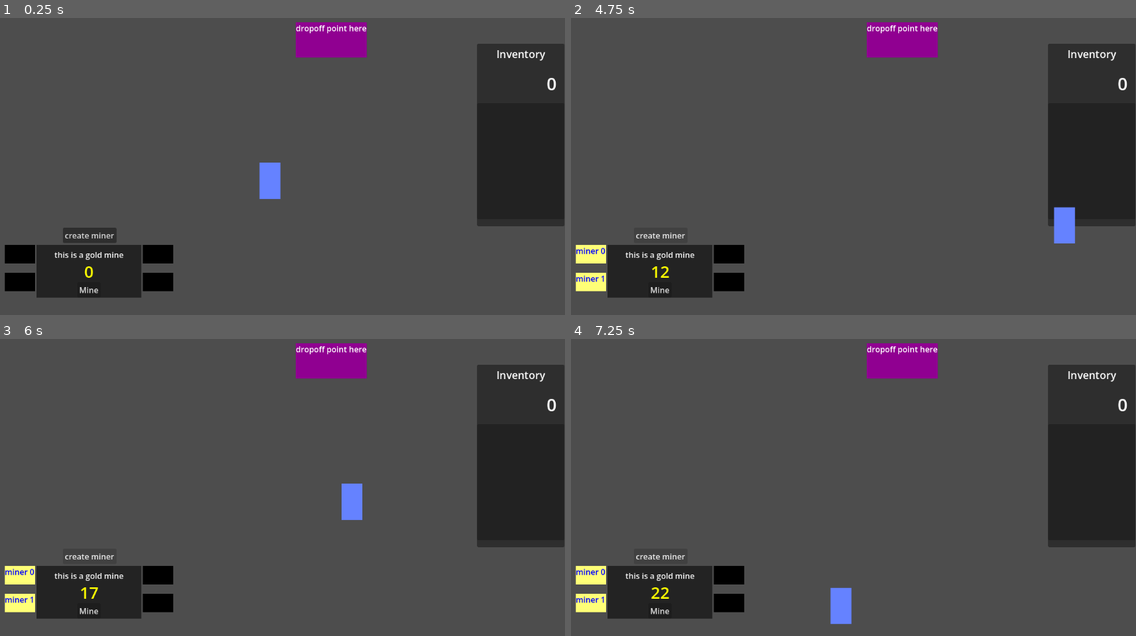
Above: before the commit, frames 1-4 (two rows, left to right).
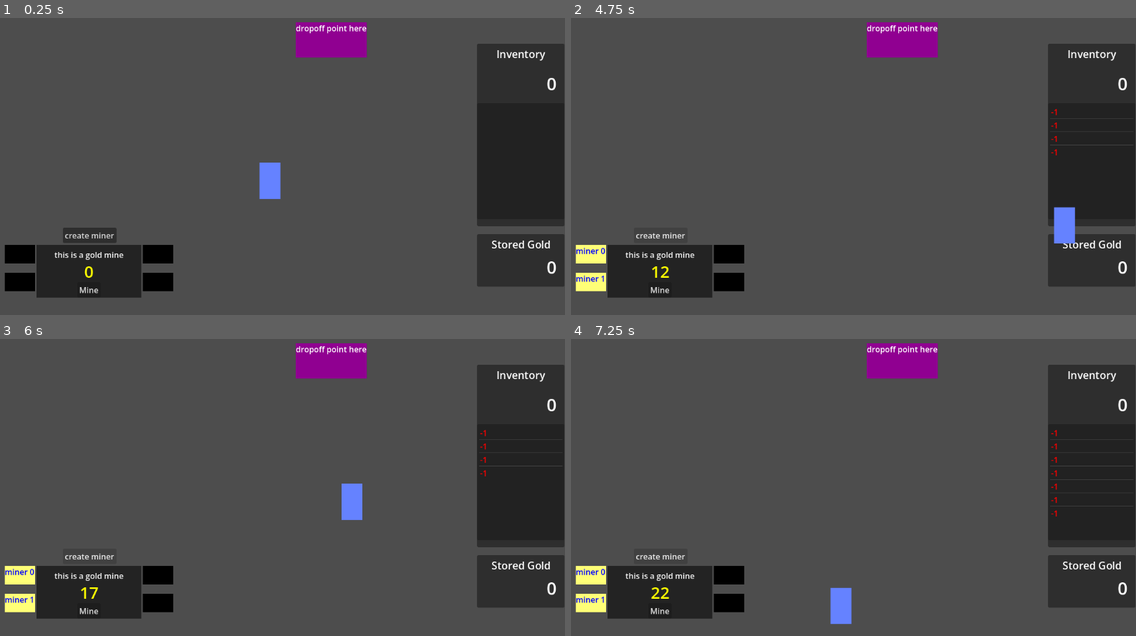
Above: after the commit, the same moments.

Repository: matrndev/gold-game
Game: Godot game, scene res://scenes/game.tscn
The game is run twice, just before and just after one commit, with the same random seed, the same clock (stepped at 60 frames per second) and the same inputs.
Inputs:
- Up to frame 1 (0.25 s): no input
- Up to frame 2 (4.75 s): click "Mine" at 0.5 s; click "create miner" at 1.25 s; tap Enter at 2 s; hold D (move_right) 2.03-2.78 s; hold S (move_down) 2.78-3.53 s; hold D (move_right) 3.53-4.28 s; hold W (move_up) from 4.28 s (still down)
- Up to frame 3 (6 s): release W (move_up) at 5.03 s; hold A (move_left) from 5.03 s (still down)
- Up to frame 4 (7.25 s): release A (move_left) at 6.53 s; hold S (move_down) from 6.53 s (still down)

The runs differ from the first frame. In frame 1, 2.7% of the frame differs, in the area x 84-100%, y 72-91%; in frame 2, 2.6%; in frame 3, 2.8%; in frame 4, 2.8%, in the area x 84-100%, y 30-91%.
Error before the commit: Invalid assignment of property or key 'text' with value of type 'String' on a base object of type 'null instance'. (res://scripts/stats_display.gd:15)

Commit message:
display stored gold on screen

Diff:
--- a/scenes/player.tscn
+++ b/scenes/player.tscn
@@ -16,7 +16,3 @@
 [node name="CollisionShape2D" type="CollisionShape2D" parent="." unique_id=1523324398]
 position = Vector2(21, 36.5)
 shape = SubResource("RectangleShape2D_u8vuu")
-
-[node name="CurrentGoldLabel" type="Label" parent="." unique_id=1741609613]
-offset_right = 40.0
-offset_bottom = 23.0
--- a/scenes/stats_display.tscn
+++ b/scenes/stats_display.tscn
@@ -49,3 +49,35 @@
 offset_top = 120.0
 offset_bottom = 354.0
 grow_horizontal = 2
+
+[node name="Panel2" type="Panel" parent="." unique_id=102861035]
+layout_mode = 0
+offset_top = 384.0
+offset_right = 176.0
+offset_bottom = 490.0
+
+[node name="Label2" type="Label" parent="Panel2" unique_id=414194650]
+layout_mode = 1
+anchors_preset = 5
+anchor_left = 0.5
+anchor_right = 0.5
+offset_left = -49.0
+offset_top = 6.0
+offset_right = 49.0
+offset_bottom = 36.0
+grow_horizontal = 2
+theme_override_font_sizes/font_size = 21
+text = "Stored Gold"
+
+[node name="StoredGoldLabel" type="Label" parent="Panel2" unique_id=587003202]
+layout_mode = 1
+anchors_preset = 1
+anchor_left = 1.0
+anchor_right = 1.0
+offset_left = -36.0
+offset_top = 42.0
+offset_right = -16.0
+offset_bottom = 91.0
+grow_horizontal = 0
+theme_override_font_sizes/font_size = 35
+text = "0"
